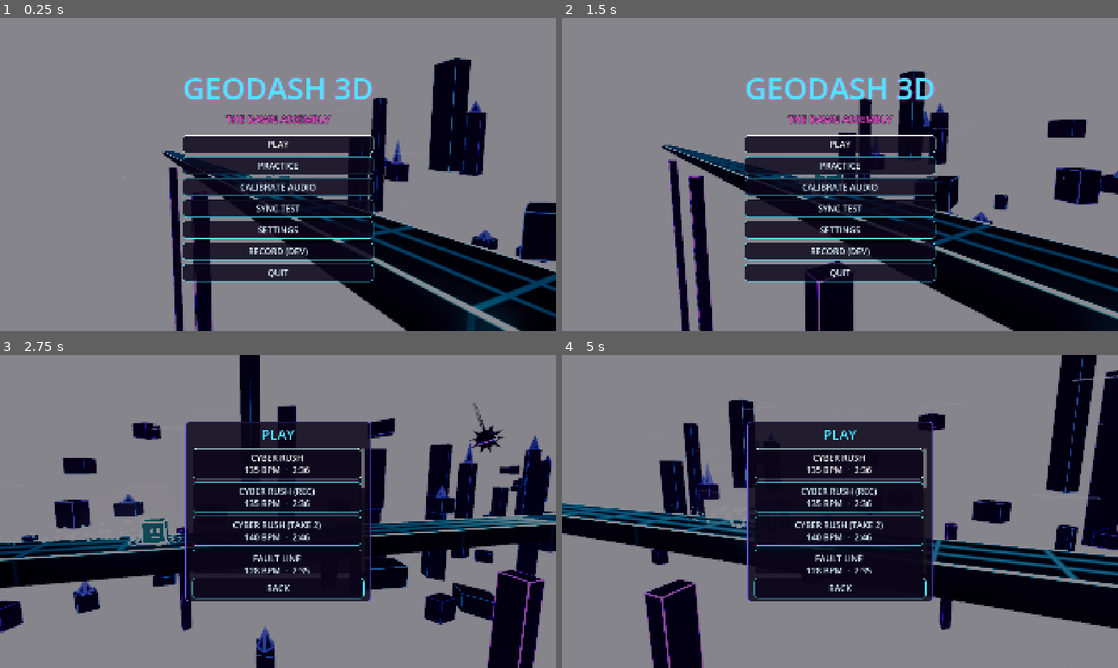
Above: before the commit, frames 1-4 (two rows, left to right).
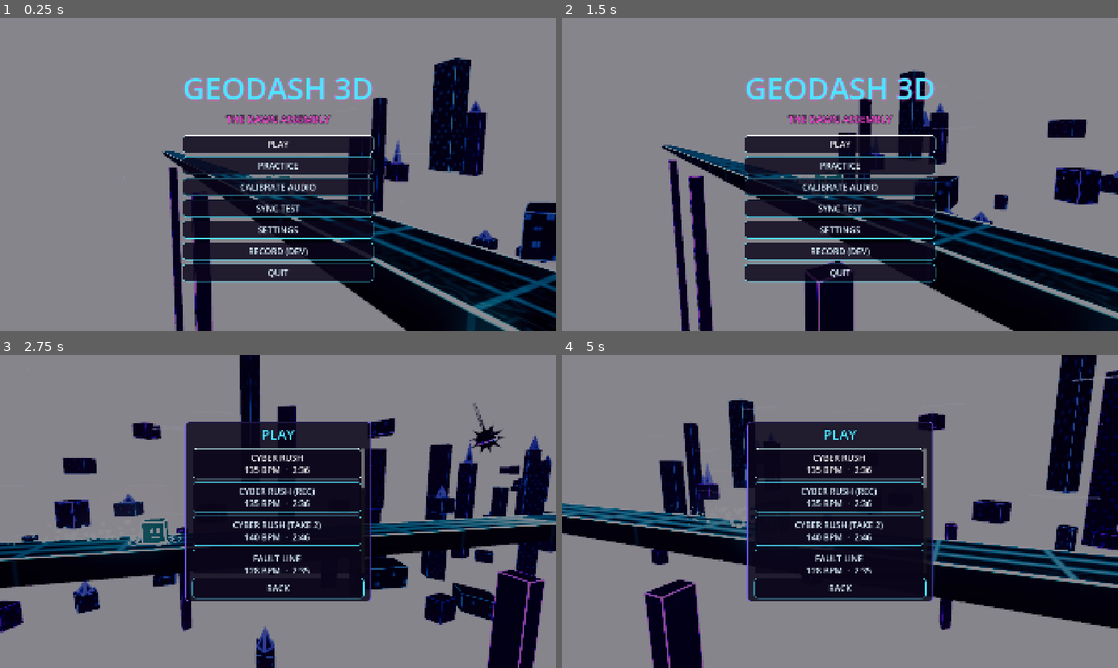
Above: after the commit, the same moments.

Repository: hangocdung/geoDash3d
Game: Godot game, scene res://src/ui/menu/main_menu.tscn
Same seed, same stepped clock (60 frames per second), same inputs: the game is played once before the commit and once after it.
Inputs (mouse positions are in pixels of both pictures, inside the frame that each line leads up to):
- Up to frame 1 (0.25 s): no input
- Up to frame 2 (1.5 s): click "PLAY" at 0.5 s; click "NEON ARCADE DASH 124 BPM · 2:…" at 1.25 s
- Up to frame 3 (2.75 s): click "PLAY" at 2 s
- Up to frame 4 (5 s): click "NEON ARCADE DASH 124 BPM · 2:…" at 2.75 s; tap Enter at 3.5 s; move the mouse to (962, 495) at 3.52 s; hold Right 3.53-4.25 s; hold Space (tap) 3.53-4.25 s; click (962, 495) at 3.67 s; click "NEON ARCADE DASH (TAKE 2) 126…" at 4.25 s

The runs differ from the first frame. In frame 1, 0.6% of the frame differs, in the area x 68-100%, y 13-100%; in frame 2, 0.2%; in frame 3, 0.4%; in frame 4, 0.9%, in the area x 0-100%, y 0-73%.

Commit message:
feat(presentation): Codex-made detail textures for road, blocks, pillars and scenery (GD3-103)
Six Codex-generated grayscale sources (regenerate with tools/textures/
generate_sources.sh) are made seamless and channel-packed by
tools/textures/build_textures.py into two 512 px textures. The road gets lit plate
grooves and beat-pulsing circuit traces, raised blocks hex plates, road sides vented
panels, background towers lit windows and pillars ribs, all still tinted by the
phase palette. One texture sample per pixel, VRAM-compressed with mipmaps (new
texture import defaults), and off on LOW (the detail_textures global), which keeps
its exact old look.

Co-Authored-By: Claude Opus 5.5 <noreply@anthropic.com>

Diff:
--- a/project.godot
+++ b/project.godot
@@ -39,6 +39,14 @@
 window/stretch/mode="canvas_items"
 window/stretch/aspect="expand"
 window/handheld/orientation=4
+
+[importer_defaults]
+
+texture=Dictionary[String, Variant]({
+"compress/mode": 2,
+"detect_3d/compress_to": 0,
+"mipmaps/generate": true
+})
 
 [input]
 
@@ -151,3 +159,7 @@
 "type": "vec4",
 "value": Vector4(0.073238954, 0.7874122, 1, 1)
 }
+detail_textures={
+"type": "float",
+"value": 1.0
+}
--- a/src/core/quality_tier.gd
+++ b/src/core/quality_tier.gd
@@ -73,6 +73,12 @@
 	return tier != Tier.LOW
 
 
+## Detail textures on the road, blocks, pillars and scenery (one extra texture sample per pixel there). Off on
+## LOW until measured on a phone: LOW keeps its fill-rate budget.
+static func uses_detail_textures(tier: Tier) -> bool:
+	return tier != Tier.LOW
+
+
 ## Phase palette changes blend over a beat; on LOW they switch on one frame (a sky that changes every frame
 ## costs ~3 FPS there, see uses_sky_pulse), hidden under the phase flash.
 static func blends_phase_changes(tier: Tier) -> bool:
--- a/src/presentation/environment/environment_director.gd
+++ b/src/presentation/environment/environment_director.gd
@@ -13,6 +13,7 @@
 const SKY_SHADER: Shader = preload("res://src/presentation/shaders/neon_sky.gdshader")
 const BEAT_PULSE_PARAMETER: StringName = &"beat_pulse"
 const SOFT_GLOW_PARAMETER: StringName = &"soft_glow"
+const DETAIL_TEXTURES_PARAMETER: StringName = &"detail_textures"
 const RUN_BEAT_PARAMETER: StringName = &"run_beat"
 const PLAYER_DISTANCE_PARAMETER: StringName = &"player_distance"
 const PLAYER_POSITION_PARAMETER: StringName = &"player_position"
@@ -167,6 +168,8 @@
 	var glow: bool = QualityTier.uses_glow(quality)
 	environment.glow_enabled = glow
 	RenderingServer.global_shader_parameter_set(SOFT_GLOW_PARAMETER, 0.0 if glow else 1.0)
+	RenderingServer.global_shader_parameter_set(DETAIL_TEXTURES_PARAMETER,
+			1.0 if QualityTier.uses_detail_textures(quality) else 0.0)
 	environment.glow_blend_mode = Environment.GLOW_BLEND_MODE_ADDITIVE
 	environment.glow_hdr_threshold = 0.9
 	environment.glow_bloom = 0.04
--- a/src/presentation/shaders/neon_box.gdshader
+++ b/src/presentation/shaders/neon_box.gdshader
@@ -2,7 +2,9 @@
 // Mesh must be a unit cube (±0.5). Instance/vertex COLOR tints the edge color.
 // Optional face (two eyes) on the local +Z side for the player cube.
 // `palette_role` 1 (scenery: COLOR.r = brightness, COLOR.g = mix between the two scenery colors) / 2 (pillars)
-// takes the edge tint from the phase palette globals.
+// takes the edge tint from the phase palette globals. With `detail_textures` on (MEDIUM/HIGH) those roles sample
+// the packed scenery texture once per pixel, in world units on each face: lit windows and facade structure on
+// scenery, vertical ribs on pillars.
 shader_type spatial;
 
 global uniform float beat_pulse;
@@ -12,6 +14,7 @@
 global uniform vec4 pal_scenery_a;
 global uniform vec4 pal_scenery_b;
 global uniform vec4 pal_pillar;
+global uniform float detail_textures;
 
 uniform vec3 body_color : source_color = vec3(0.02, 0.035, 0.08);
 uniform vec3 edge_color : source_color = vec3(0.25, 0.95, 1.0);
@@ -22,6 +25,10 @@
 uniform bool draw_face = false;
 uniform vec3 face_color : source_color = vec3(0.45, 1.0, 1.0);
 uniform int palette_role = 0;
+// R = lit windows, G = pillar ribs, B = facade structure; one tile covers `detail_tile` world units.
+uniform sampler2D detail_map : hint_default_black, filter_linear_mipmap, repeat_enable;
+uniform float detail_tile = 20.0;
+uniform float window_energy = 1.1;
 uniform float proximity_gain = 0.0;
 uniform float proximity_near = 5.0;
 uniform float proximity_far = 24.0;
@@ -58,6 +65,23 @@
 	}
 
 	vec3 emission = tint * (edge + halo) * edge_energy * pulse + tint * face_energy * (1.0 - edge);
+	ALBEDO = body_color;
+	if (palette_role > 0 && detail_textures > 0.5) {
+		vec3 world_local = local_position * axis_scale;
+		bool side_x = to_face.x <= min(to_face.y, to_face.z);
+		bool side_z = !side_x && to_face.z <= to_face.y;
+		vec2 face_uv = side_x ? world_local.zy : (side_z ? world_local.xy : world_local.xz);
+		vec4 detail = texture(detail_map, face_uv / detail_tile);
+		float inside = 1.0 - edge;
+		if (palette_role == 1) {
+			float walls = (side_x || side_z) ? 1.0 : 0.0;
+			emission += tint * (detail.r * window_energy * walls + detail.b * face_energy * 1.5) * inside;
+			ALBEDO *= 0.6 + detail.b;
+		} else {
+			emission += tint * detail.g * 0.08 * inside;
+			ALBEDO *= 0.4 + detail.g;
+		}
+	}
 	if (draw_face && local_position.z > 0.49) {
 		vec2 face_uv = local_position.xy;
 		float eyes = box_rect(face_uv, vec2(-0.06, 0.08), vec2(0.07, 0.1))
@@ -65,7 +89,6 @@
 		float mouth = box_rect(face_uv, vec2(0.07, -0.18), vec2(0.16, 0.025));
 		emission += face_color * (eyes + mouth * 0.6) * edge_energy;
 	}
-	ALBEDO = body_color;
 	ROUGHNESS = 0.3;
 	METALLIC = 0.4;
 	EMISSION = emission;
--- a/src/presentation/shaders/neon_track.gdshader
+++ b/src/presentation/shaders/neon_track.gdshader
@@ -5,6 +5,9 @@
 // tail along the lane lines (pure function of the song beat and the player's track distance, so it never
 // drifts from the music).
 // `palette_role` 1 (road) / 2 (raised blocks) takes the colors from the phase palette globals instead.
+// With `detail_textures` on (MEDIUM/HIGH) one sample of the packed detail texture (assets/textures, built by
+// tools/textures/build_textures.py) adds metal plates with lit grooves and beat-pulsing circuit traces to the
+// road, hex plates to raised blocks and vented panels to the sides.
 shader_type spatial;
 
 global uniform float beat_pulse;
@@ -18,6 +21,7 @@
 global uniform vec4 pal_track_streak;
 global uniform vec4 pal_block_base;
 global uniform vec4 pal_block_rail;
+global uniform float detail_textures;
 
 uniform vec3 base_color : source_color = vec3(0.03, 0.025, 0.07);
 uniform vec3 grid_color : source_color = vec3(0.25, 0.85, 1.0);
@@ -34,6 +38,11 @@
 // Units a streak's head runs ahead of the player during one beat, and its tail length.
 uniform float streak_reach = 36.0;
 uniform float streak_length = 5.0;
+// R = road plates, G = circuit traces, B = side panels, A = hex plates. One tile spans the track width (a plate
+// per lane) and `tile_length` along the road; side panels repeat every `detail_side_length` units.
+uniform sampler2D detail_map : hint_default_black, filter_linear_mipmap, repeat_enable;
+uniform float detail_side_length = 2.4;
+uniform float detail_gain = 1.0;
 
 float grid_line(float coordinate, float half_width) {
 	float distance_to_line = abs(fract(coordinate + 0.5) - 0.5);
@@ -64,8 +73,15 @@
 		rail_tint = palette_role == 1 ? pal_track_rail.rgb : pal_block_rail.rgb;
 		streak_tint = pal_track_streak.rgb;
 	}
+	bool top = COLOR.r > 0.5;
+	bool detailed = detail_textures > 0.5;
+	vec4 detail = vec4(0.5);
+	if (detailed) {
+		// Sampled once, outside the face branches (mip selection needs uniform control flow).
+		detail = texture(detail_map, top ? vec2(UV.x, UV.y / tile_length) : vec2(UV.y / detail_side_length, UV.x * 0.5));
+	}
 	vec3 emission;
-	if (COLOR.r > 0.5) {
+	if (top) {
 		float grid = max(grid_line(UV.x * lanes, 0.012), grid_line(UV.y / tile_length, 0.01));
 		float edge_distance = min(UV.x, 1.0 - UV.x);
 		float rail = 1.0 - smoothstep(0.0, 0.045, edge_distance);
@@ -79,6 +95,16 @@
 		vec2 streak = beat_streak(UV.y);
 		emission += streak_tint * streak_energy * (0.6 + beat_pulse)
 				* (streak.x * 0.45 + streak.y * (lane_lines + 0.08));
+		if (detailed) {
+			float plates = palette_role == 2 ? detail.a : detail.r;
+			float groove = 1.0 - smoothstep(0.1, 0.32, plates);
+			ALBEDO *= 0.55 + 0.9 * plates;
+			ROUGHNESS = mix(0.16, 0.6, groove);
+			emission += grid_tint * (plates * 0.05 + groove * 0.1) * grid_energy * detail_gain;
+			// Road: circuit traces light up with the beat. Blocks: their hex seams glow in the rail color.
+			emission += palette_role == 2 ? rail_tint * groove * 0.05 * pulse * detail_gain
+					: grid_tint * detail.g * 0.5 * grid_energy * pulse * detail_gain;
+		}
 	} else {
 		float band = 1.0 - smoothstep(0.0, 0.07, UV.x);
 		ALBEDO = base_tint * 0.6;
@@ -90,6 +116,10 @@
 		} else {
 			float panel = grid_line(UV.y / (tile_length * 2.0), 0.006) * 0.35;
 			emission = rail_tint * band * rail_energy * 0.45 * pulse + grid_tint * panel * grid_energy;
+			if (detailed) {
+				ALBEDO *= 0.5 + detail.b;
+				emission += rail_tint * (detail.b * 0.03 + smoothstep(0.75, 0.95, detail.b) * 0.12) * detail_gain;
+			}
 		}
 	}
 	EMISSION = emission;
--- a/src/presentation/track/scenery_view.gd
+++ b/src/presentation/track/scenery_view.gd
@@ -8,6 +8,7 @@
 
 const BOX_SHADER: Shader = preload("res://src/presentation/shaders/neon_box.gdshader")
 const WIRE_SHADER: Shader = preload("res://src/presentation/shaders/neon_wire.gdshader")
+const SCENERY_DETAIL: Texture2D = preload("res://assets/textures/scenery_detail.png")
 const SPACING: float = 8.0
 const CLEAR_RADIUS: float = 16.0
 ## Track length covered by one MultiMesh chunk, and how far chunks stay visible (fog hides the rest).
@@ -124,6 +125,7 @@
 	var material := ShaderMaterial.new()
 	material.shader = BOX_SHADER
 	material.set_shader_parameter("palette_role", 1)
+	material.set_shader_parameter("detail_map", SCENERY_DETAIL)
 	material.set_shader_parameter("edge_width", 0.18)
 	material.set_shader_parameter("edge_energy", 1.6)
 	material.set_shader_parameter("face_energy", 0.03)
--- a/src/presentation/track/track_view.gd
+++ b/src/presentation/track/track_view.gd
@@ -8,6 +8,8 @@
 
 const TRACK_SHADER: Shader = preload("res://src/presentation/shaders/neon_track.gdshader")
 const BOX_SHADER: Shader = preload("res://src/presentation/shaders/neon_box.gdshader")
+const TRACK_DETAIL: Texture2D = preload("res://assets/textures/track_detail.png")
+const SCENERY_DETAIL: Texture2D = preload("res://assets/textures/scenery_detail.png")
 const CHUNK_LENGTH: float = 48.0
 const PILLAR_SPACING: float = 42.0
 const PILLAR_DEPTH: float = 60.0
@@ -28,9 +30,11 @@
 	track_material = ShaderMaterial.new()
 	track_material.shader = TRACK_SHADER
 	track_material.set_shader_parameter("palette_role", 1)
+	track_material.set_shader_parameter("detail_map", TRACK_DETAIL)
 	block_material = ShaderMaterial.new()
 	block_material.shader = TRACK_SHADER
 	block_material.set_shader_parameter("palette_role", 2)
+	block_material.set_shader_parameter("detail_map", TRACK_DETAIL)
 	block_material.set_shader_parameter("grid_energy", 0.8)
 	var terrain: Terrain = context.chart.terrain
 	for stretch: Vector2 in _road_stretches(terrain, context.track.start_distance, context.track.end_distance):
@@ -98,6 +102,8 @@
 	var material := ShaderMaterial.new()
 	material.shader = BOX_SHADER
 	material.set_shader_parameter("palette_role", 2)
+	material.set_shader_parameter("detail_map", SCENERY_DETAIL)
+	material.set_shader_parameter("detail_tile", 5.0)
 	material.set_shader_parameter("edge_energy", 2.5)
 	material.set_shader_parameter("edge_width", 0.1)
 	var transforms: Array[Transform3D] = []
--- a/tools/setup/configure_project.gd
+++ b/tools/setup/configure_project.gd
@@ -13,6 +13,14 @@
 }
 
 const MAIN_SCENE: String = "res://src/ui/menu/main_menu.tscn"
+
+## Import defaults for new images: the 3D detail textures (assets/textures) need mipmaps and VRAM compression
+## (ETC2/ASTC on phones). Change a single 2D/UI image in the editor's Import dock if it should stay lossless.
+const TEXTURE_IMPORT_DEFAULTS: Dictionary[String, Variant] = {
+	"compress/mode": 2,
+	"mipmaps/generate": true,
+	"detect_3d/compress_to": 0,
+}
 
 ## Global shader uniforms (`global uniform float beat_pulse;`), set at runtime by EnvironmentDirector.
 ## A Vector3 value declares a vec3 global, a Vector4 a vec4, anything else a float. A Color declares a vec4
@@ -40,6 +48,8 @@
 	"pal_pillar": Color(0.55, 0.35, 1.0),
 	"pal_decor_glow": Color(0.45, 0.4, 1.0),
 	"pal_decor_accent": Color(0.3, 0.9, 1.0),
+	# 1 = shaders sample the packed detail textures (MEDIUM/HIGH), 0 = flat neon look (LOW).
+	"detail_textures": 1.0,
 }
 
 
@@ -48,6 +58,7 @@
 	_configure_autoloads()
 	_configure_shader_globals()
 	ProjectSettings.set_setting("application/run/main_scene", MAIN_SCENE)
+	ProjectSettings.set_setting("importer_defaults/texture", TEXTURE_IMPORT_DEFAULTS)
 	var error: Error = ProjectSettings.save()
 	if error != OK:
 		push_error("configure_project: ProjectSettings.save() failed with %s" % error_string(error))
Binary file added: assets/textures/scenery_detail.png
Not shown, added: assets/textures/scenery_detail.png.import
Binary file added: assets/textures/track_detail.png
Not shown, added: assets/textures/track_detail.png.import
Not shown, changed: docs/architecture.md
Not shown, changed: docs/roadmap.md
Not shown, added: tools/textures/build_textures.py
Not shown, added: tools/textures/generate_sources.sh
